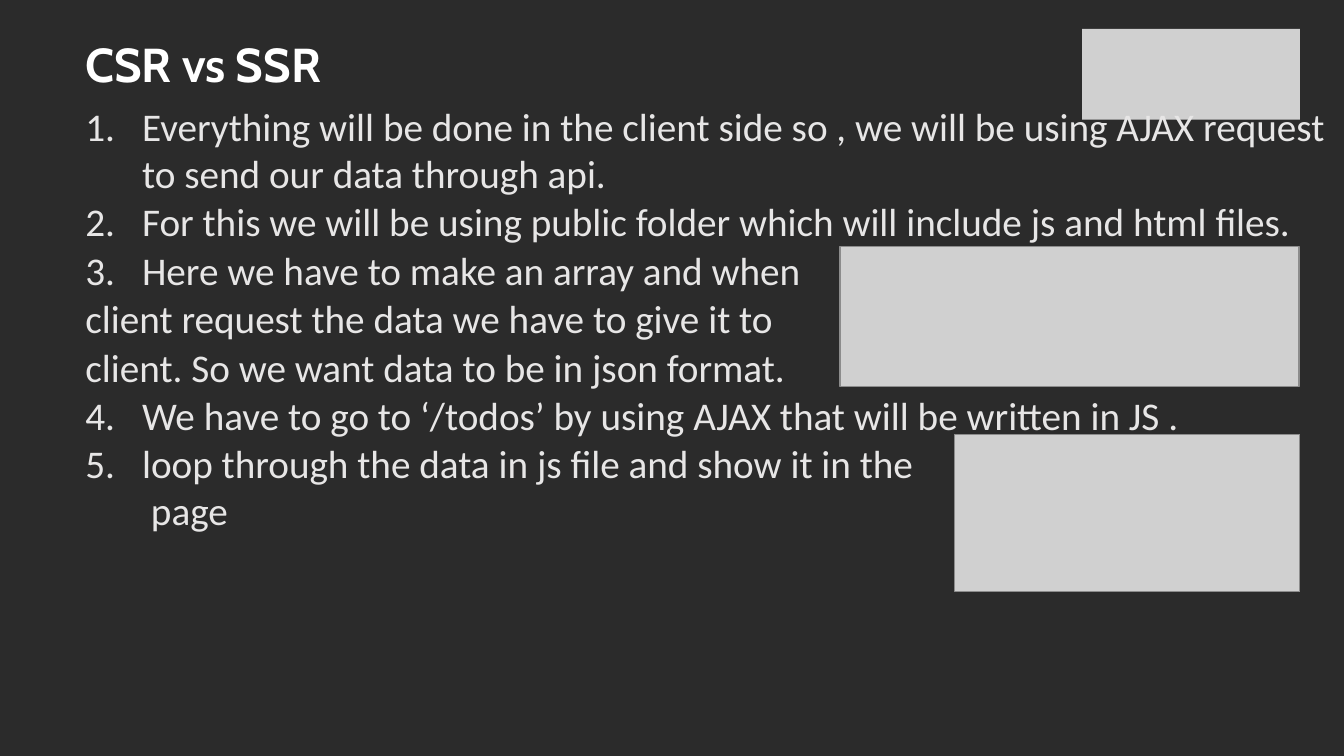
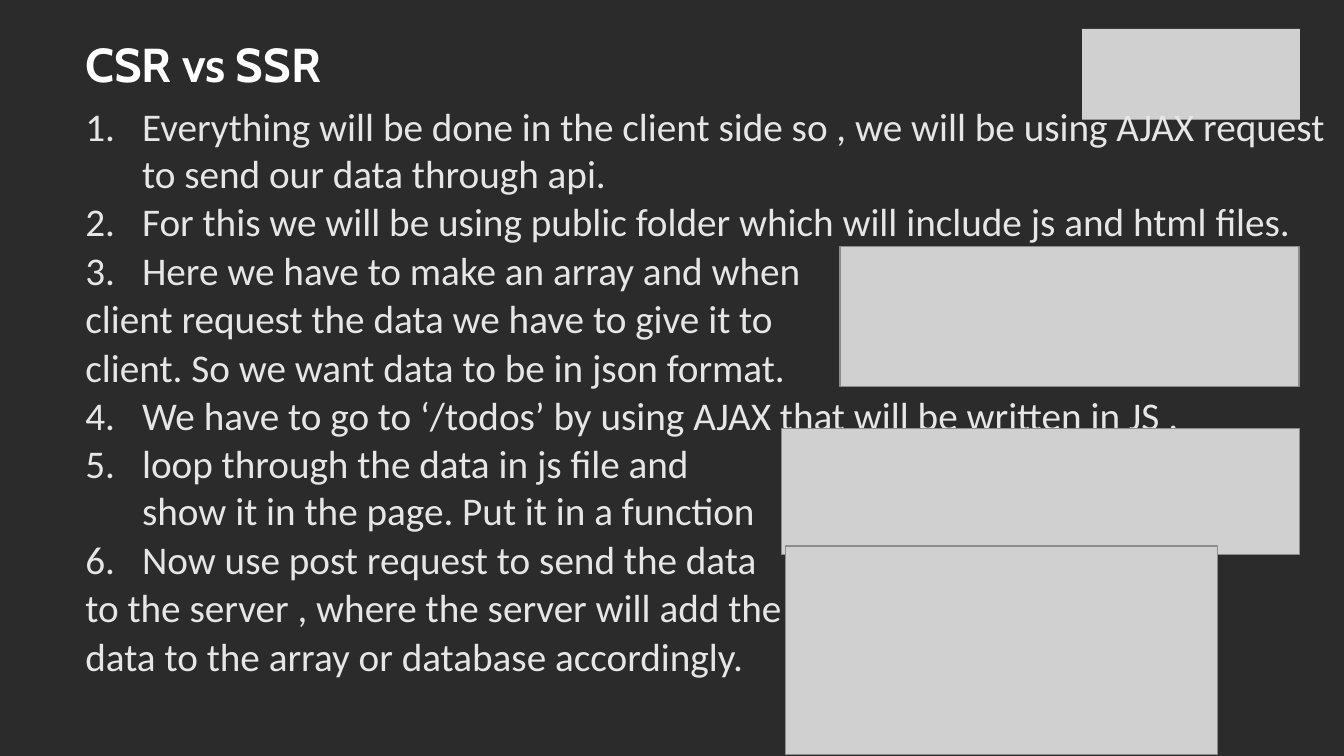
Before and after one commit to SachinBarpanda/glaBackend, a slide deck: slide 24 of NodeJS.pptx. Drawn at 1344x756 pixels with LibreOffice and Linux fonts; fonts in the diff are those of the drawing; grey boxes stand for pictures; background and template pictures are left out; a plain dark background stands for a picture behind light text. Boxes give left, top, right and bottom in pixels: in the first picture for what was removed or moved away, otherwise in the second. Text is boxed around its words. In the diff, an @@ line names an element or a change of style, - is before the commit and + after.

```diff
--- a/NodeJS.pptx
+++ b/NodeJS.pptx
@@ picture: place and size @@
-picture at bbox=[955, 435, 1300, 592]
+picture at bbox=[781, 429, 1301, 555]
@@ text at bbox=[85, 450, 781, 678]: text changed @@
-5. loop through the data in js file and show it in the page
+5. loop through the data in js file and show it in the page. Put it in a function
+6. Now use post request to send the data
+to the server , where the server will add the
+data to the array or database accordingly.
@@ picture added at bbox=[786, 546, 1219, 755] @@
```
Also in this commit, not shown: 26 other files.
